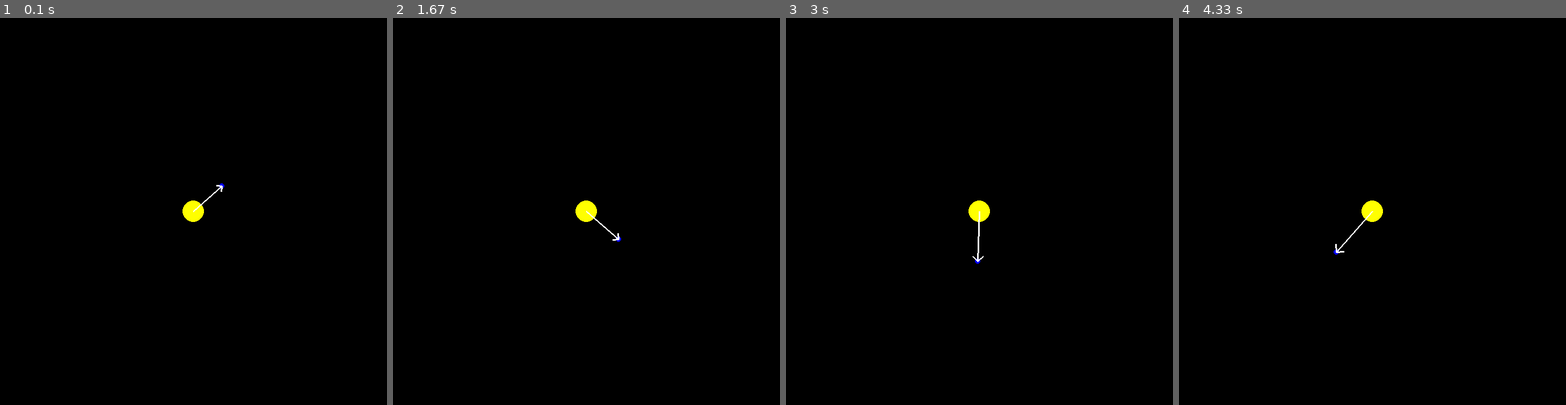
Above: before the commit, frames 1-4 (left to right).
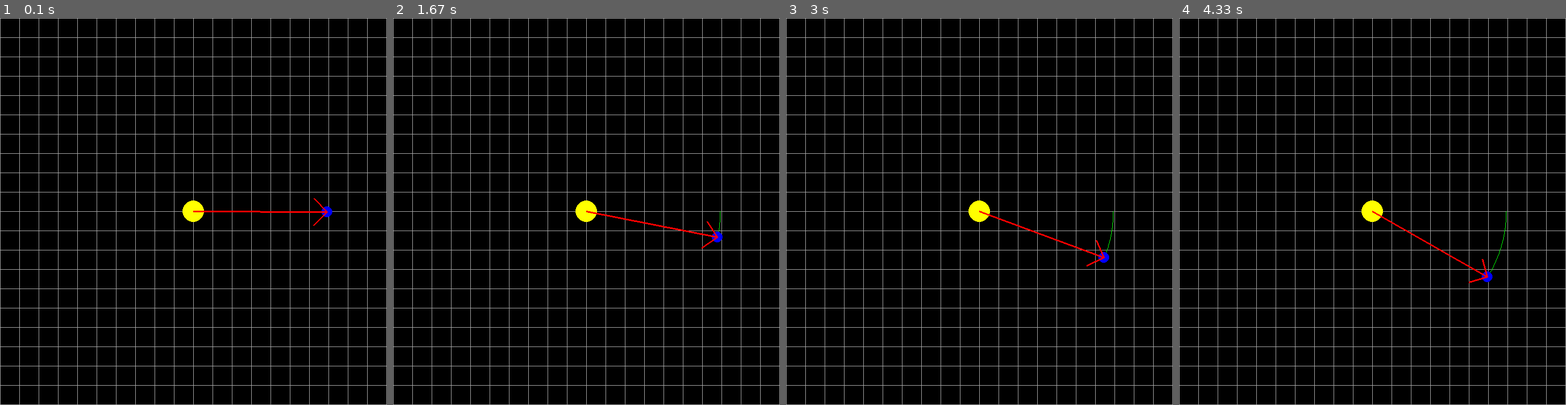
Above: after the commit, the same moments.

Repository: cdfricke/PyGame
Game: pygame game, started from orbit.py
Same seed, same stepped clock (60 frames per second), same inputs: the game is played once before the commit and once after it.
Inputs:
- Up to frame 1 (0.1 s): no input
- Up to frame 2 (1.67 s): no input
- Up to frame 3 (3 s): no input
- Up to frame 4 (4.33 s): no input

The runs differ from the first frame. In frame 1, 5.9% of the frame differs, in the area x 0-100%, y 0-100%; in frame 2, 6.0%; in frame 3, 6.0%; in frame 4, 6.0%.

Commit message:
added trail

Diff:
--- a/orbit.py
+++ b/orbit.py
@@ -6,8 +6,6 @@
 # TODO:
 #   - Do force calculation from object array to prepare for N-body sim
 #   - Allow for movement of sun
-#   - Create and randomize locations / velocities of N-bodies
-#   - Correct behavior of gravity for very small r
 #   - Add some GUI stuff
 
 # *** INITIALIZE ***
@@ -21,7 +19,7 @@
 inFront = True
 dt = 0
 frame = 0
-GRAV = 50.0
+GRAV = 40.0
 # ******************
 
 # *** COMMON VECTORS AND LOCATIONS ***
@@ -83,11 +81,10 @@
 
 class Object:
     """This is the base object of my game. It is drawn in game as a circle"""
-    def __init__(self, radius, mass, color):
+    def __init__(self, radius, mass):
         # constants
         self.RADIUS = radius
         self.MASS = mass
-        self.COLOR = color
         # variables
         self.position = center          # set position at middle of screen
         self.velocity = origin            # set velocity to zero
@@ -95,8 +92,8 @@
         self.force = zero               # this is the force that the current object "feels"
 
     # call draw() to automatically draw the circle with it's current attributes
-    def draw(self):
-        pygame.draw.circle(surface=screen, color=self.COLOR, center=self.position, radius=self.RADIUS)
+    def draw(self, surface, color):
+        pygame.draw.circle(surface=surface, color=color, center=self.position, radius=self.RADIUS)
 
     def update(self, deltaTime):
         # update acceleration, velocity, and position
@@ -104,21 +101,33 @@
         self.velocity += self.acceleration
         self.position += self.velocity * deltaTime
 
+class Trail:
+    def __init__(self):
+        self.pointArray = []
+
+    def draw(self, surface, color, width):
+        pygame.draw.lines(surface=surface, color=color, closed=False, points=self.pointArray, width=width)
+
+    def addPoint(self, point):
+        self.pointArray.append(point)
+        # limit trail length to 50 points (experimental value)
+        if (len(self.pointArray) > 700):
+            self.pointArray.pop(0)
+
 # *************************
 
 # ***** INITIAL CONDITIONS *****
-STARTVEL = (50*xhat) + (50*yhat)
-STARTPOS = center + (50*xhat) - (50*yhat)
-
-# orbitor object
-orbitor = Object(mass=5.0, color="blue", radius=5.0)
-orbitor.position = STARTPOS
-orbitor.velocity = STARTVEL
-
-# sun object, default position and velocity (centered, zero)
-sun = Object(mass=100.0, color="yellow",radius=20.0)
+# orbitor object, non-default position and velocity
+orbitor = Object(mass=5.0, radius=10.0)
+orbitor.position = center + 250*xhat
+orbitor.velocity = 30*yhat
+# sun object, default position and velocity
+sun = Object(mass=100.0, radius=20.0)
 
 radialArrow = Arrow(sun.position, orbitor.position)
+gameGrid = Grid(20,20)
+earthTrail = Trail()
+earthTrail.addPoint(orbitor.position.copy())
 
 # ***** GAME LOOP *****
 while running:
@@ -130,16 +139,24 @@
     # wipe away anything from the previous frame
     screen.fill("black")
 
+    currentPosition = orbitor.position.copy()
+    # add current position of the orbitor to the Trail object array every 20 frames
+    if (frame % 5 == 0):
+        earthTrail.addPoint(currentPosition)
+
     # *** RENDER THE GAME HERE ***
+    gameGrid.draw(screen, "dark grey", 1)
+    earthTrail.draw(screen, "green", 1)
+
     if (inFront):
-        sun.draw()
-        orbitor.draw()
+        sun.draw(screen, "yellow")
+        orbitor.draw(screen, "blue")
     else:
-        orbitor.draw()
-        sun.draw()
+        orbitor.draw(screen, "blue")
+        sun.draw(screen, "yellow")
 
     radialArrow.setTailToTip(sun.position, orbitor.position)
-    radialArrow.draw(screen, "white", 3)
+    radialArrow.draw(screen, "red", 3)
 
     # force points from circle position to the center
     rVec = (orbitor.position - sun.position)
